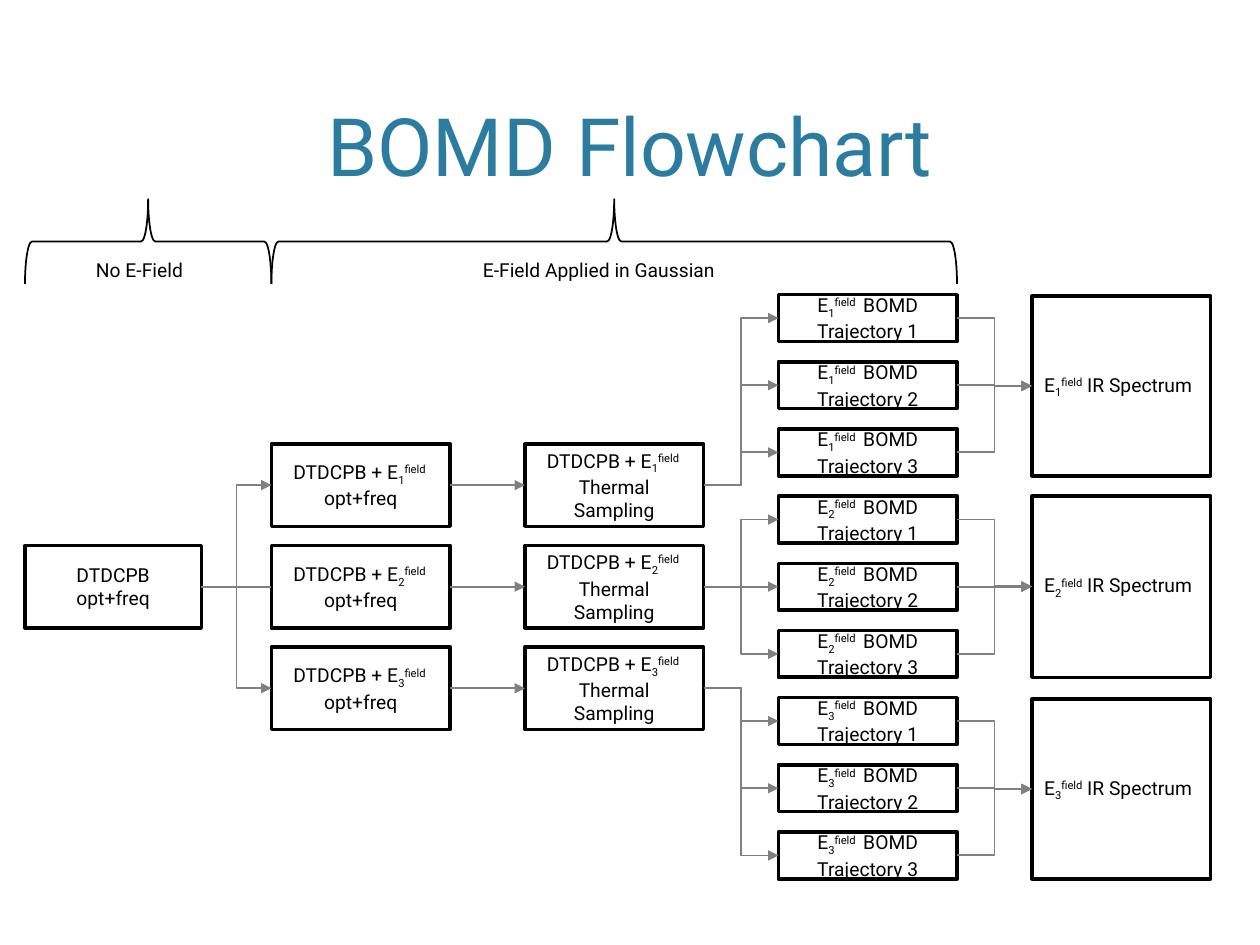
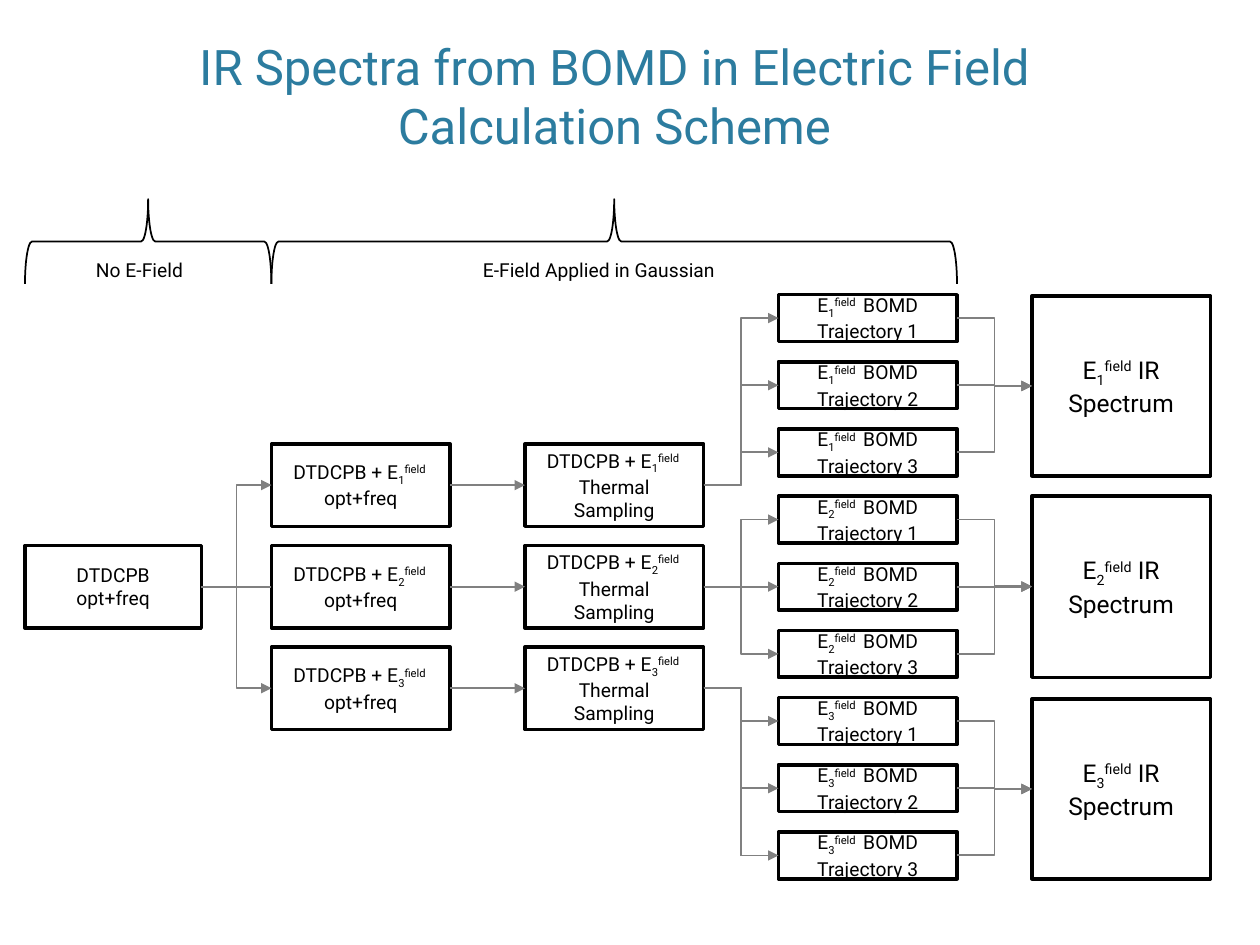
Before and after one commit to jjradler/565projectSp16, a slide deck: slide 9 of 565Presentation.pptx. Drawn at 1260x945 pixels with LibreOffice and Linux fonts; fonts in the diff are those of the drawing; background and template pictures are left out. Boxes give left, top, right and bottom in pixels: in the first picture for what was removed or moved away, otherwise in the second. Text is boxed around its words. In the diff, an @@ line names an element or a change of style, - is before the commit and + after.

Commit message:
Added title and some formatting changes to BOMD Scheme slide.  Yay!

```diff
--- a/565Presentation.pptx
+++ b/565Presentation.pptx
@@ title at (199,47,1029,145): text changed; size 46 to 28 pt @@
-BOMD Flowchart
+IR Spectra from BOMD in Electric Field Calculation Scheme
@@ size 11 to 14 pt; alignment left to centre in 3 elements at (1032,296,1211,476), (1032,496,1211,678), (1032,699,1211,879) @@
```
